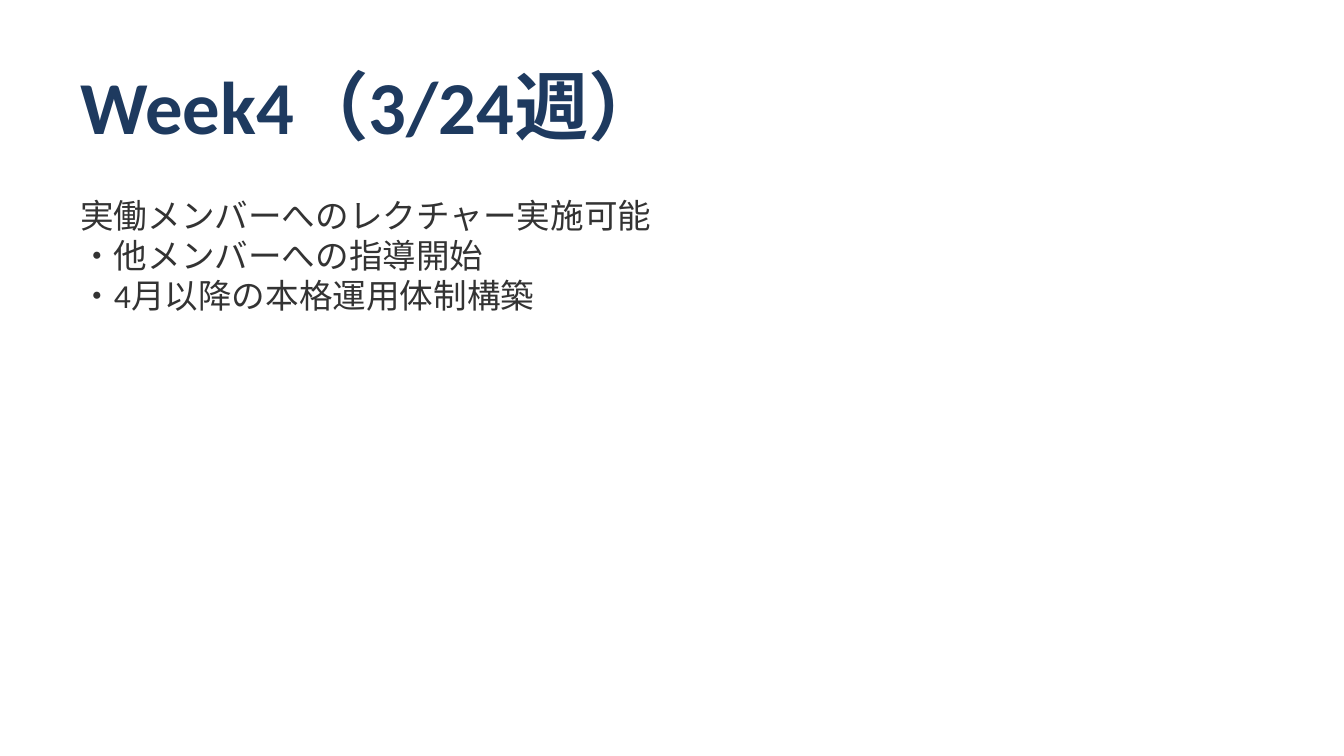
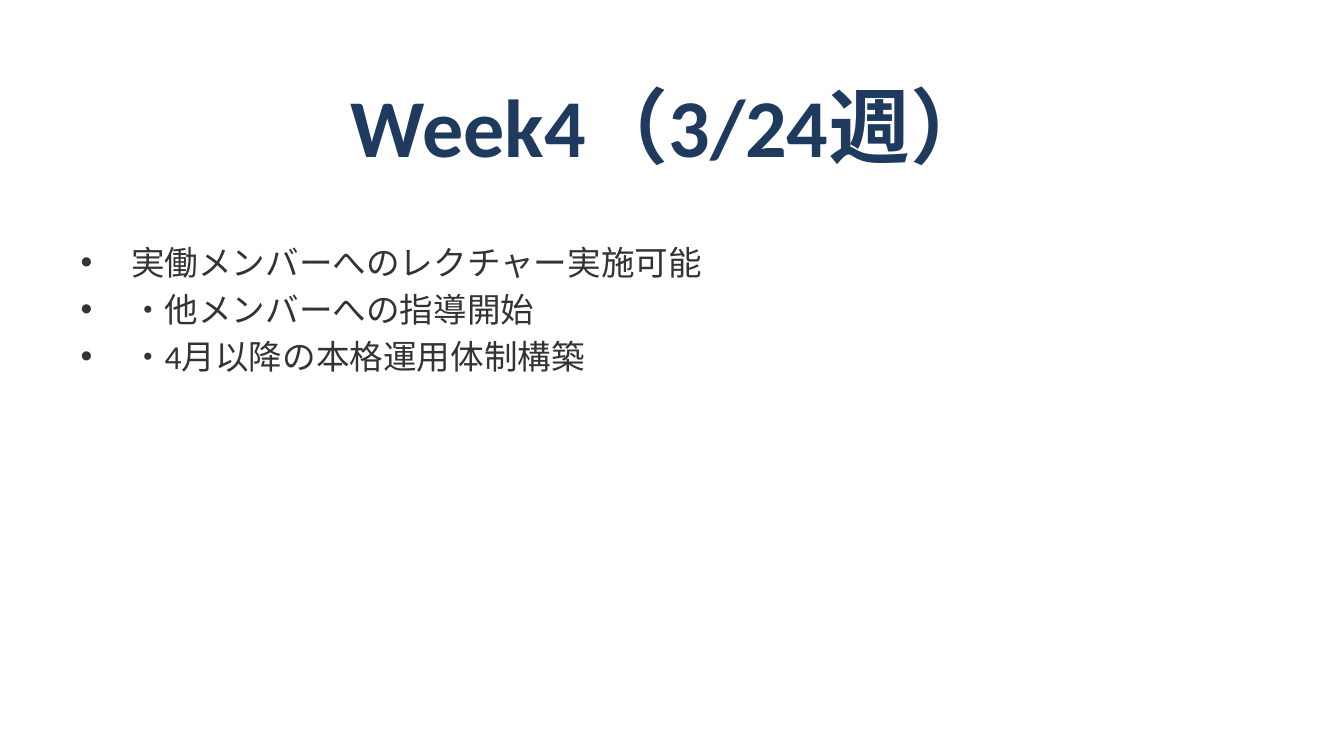
Before and after one commit to shoichitsuno-collab/MySpace_Shoichi-Tsuno, a slide deck: slide 8 of 匠技研工業プロジェクト_オンボーディング計画.pptx. Drawn at 1344x756 pixels with LibreOffice and Linux fonts; fonts in the diff are those of the drawing. Boxes give left, top, right and bottom in pixels: in the first picture for what was removed or moved away, otherwise in the second. Text is boxed around its words. In the diff, an @@ line names an element or a change of style, - is before the commit and + after.

```diff
--- a/匠技研工業プロジェクト_オンボーディング計画.pptx
+++ b/匠技研工業プロジェクト_オンボーディング計画.pptx
@@ title "Week4（3/24週）" moved from (x1=80, y1=73, x2=663, y2=142) to (x1=351, y1=89, x2=993, y2=165) @@
@@ title "Week4（3/24週）" at (x1=351, y1=89, x2=993, y2=165): size 40 to 44 pt; alignment left to centre; vertical alignment top to middle @@
@@ text at (x1=131, y1=247, x2=702, y2=372): text changed @@
-実働メンバーへのレクチャー実施可能
-・他メンバーへの指導開始
-・4月以降の本格運用体制構築
+• 実働メンバーへのレクチャー実施可能
+• ・他メンバーへの指導開始
+• ・4月以降の本格運用体制構築
```
Also in this commit, not shown: 13 other slides changed.
